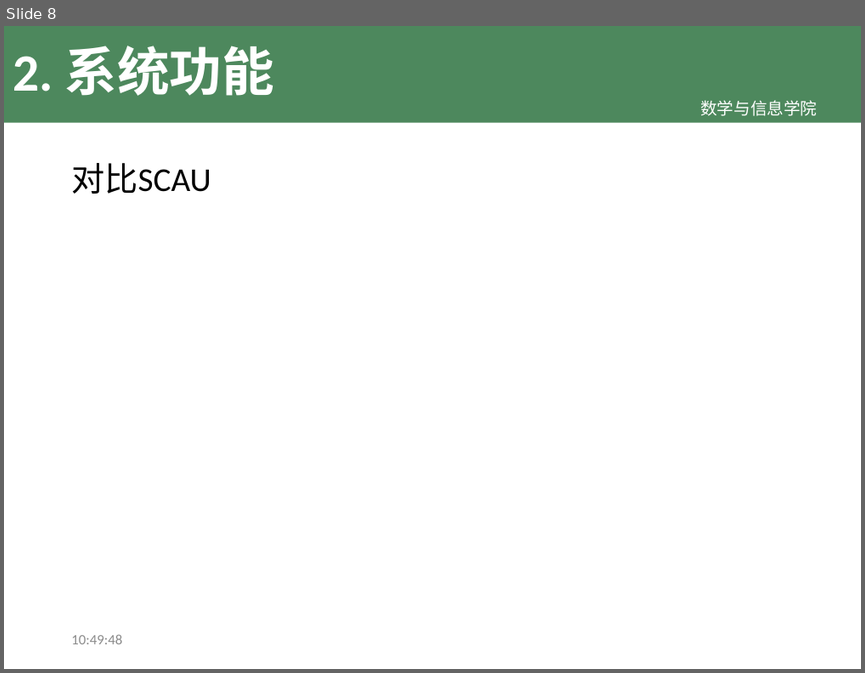
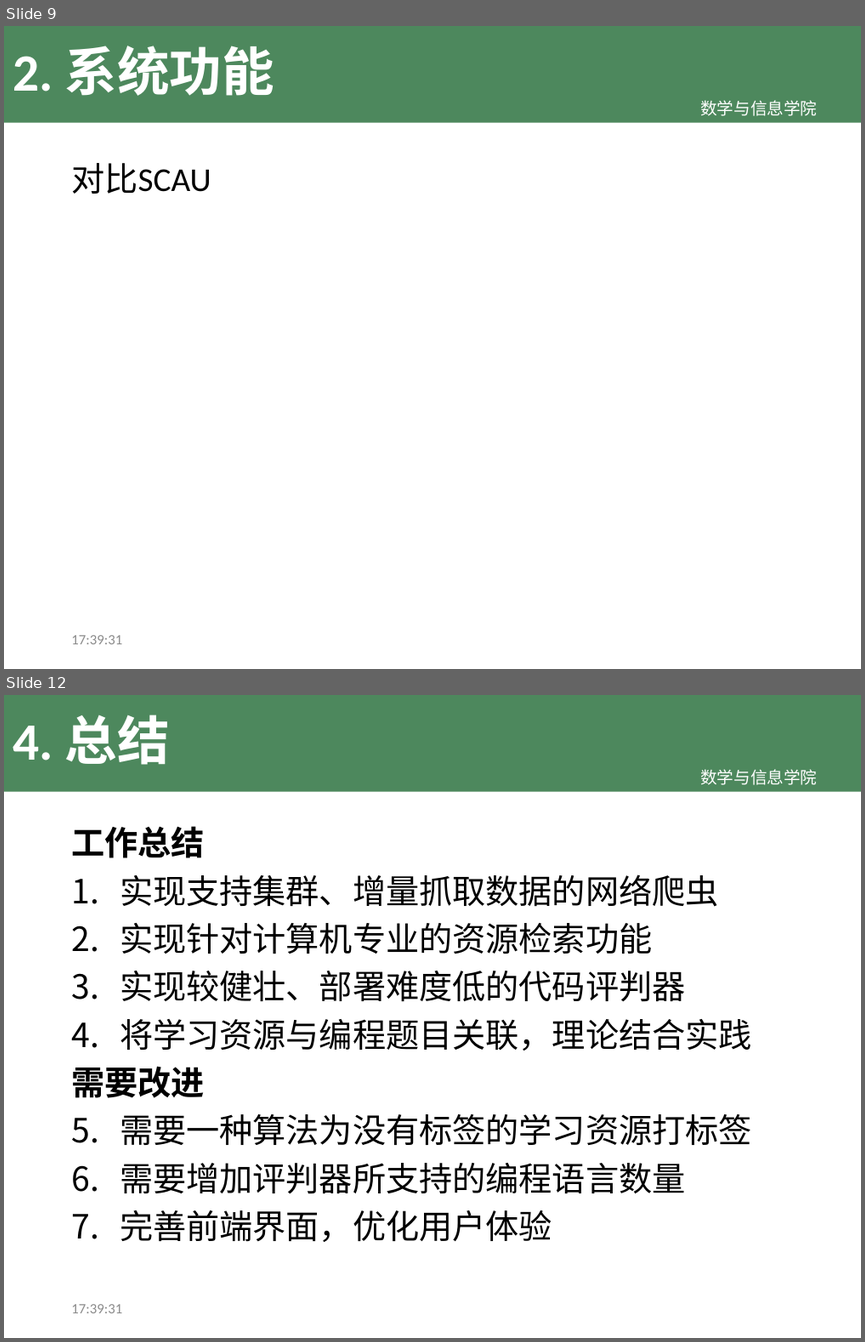
Before and after one commit to TeslaCN/graduation, a slide deck: 基于Scrapy框架的计算机专业学习资源网站_吴伟杰.pptx. Shown one above the other, each under a label of ours: slide 8 before the commit, slides 9 and 12 after it; the slides between them are not shown. The pictures are 865x673 and 865x1342 pixels, drawn with LibreOffice and Linux fonts; fonts in the diff are those of the drawing; background and template pictures are left out. Boxes give left, top, right and bottom in pixels: in the first picture for what was removed or moved away, otherwise in the second. Text is boxed around its words. In the diff, an @@ line names an element or a change of style, - is before the commit and + after.

Commit message:
继续编写系统功能部分；修改系统架构； 完成总结

```diff
--- a/基于Scrapy框架的计算机专业学习资源网站_吴伟杰.pptx
+++ b/基于Scrapy框架的计算机专业学习资源网站_吴伟杰.pptx
@@ slide 12 added at <box>4,695,861,1338</box>, background #FFFFFF; not listed: 2 template elements that a slide beside it also shows @@
@@ title added at <box>12,715,170,765</box>, 44 pt, text #FFFFFF, bold @@
+4. 总结
@@ text added at <box>71,826,752,1242</box>, 28 pt, text #000000 @@
+工作总结
+1. 实现支持集群、增量抓取数据的网络爬虫
+2. 实现针对计算机专业的资源检索功能
+3. 实现较健壮、部署难度低的代码评判器
+4. 将学习资源与编程题目关联，理论结合实践
+需要改进
+1. 需要一种算法为没有标签的学习资源打标签
+2. 需要增加评判器所支持的编程语言数量
+3. 完善前端界面，优化用户体验
@@ text added at <box>71,1304,122,1313</box>, 12 pt, text #8C8C8C @@
+17:39:31
@@ what was slide 8 is now slide 9 @@
@@ slide 9 changed as well @@
@@ text at <box>71,635,122,644</box>: text changed @@
-10:49:48
+17:39:31
```
Also in this commit, not shown: 7 other slides changed, 3 other slides added, 1 slide removed, 7 other files.
